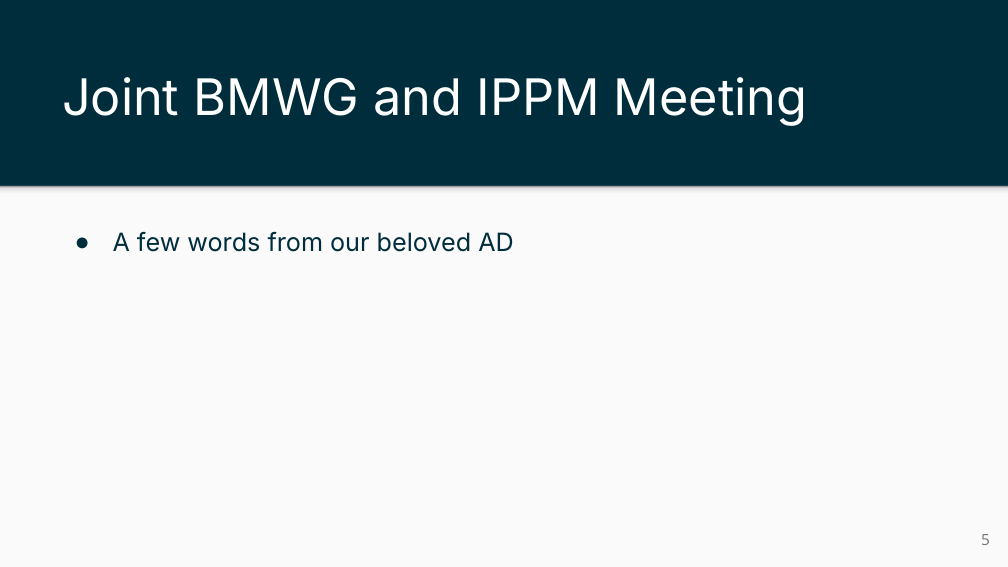
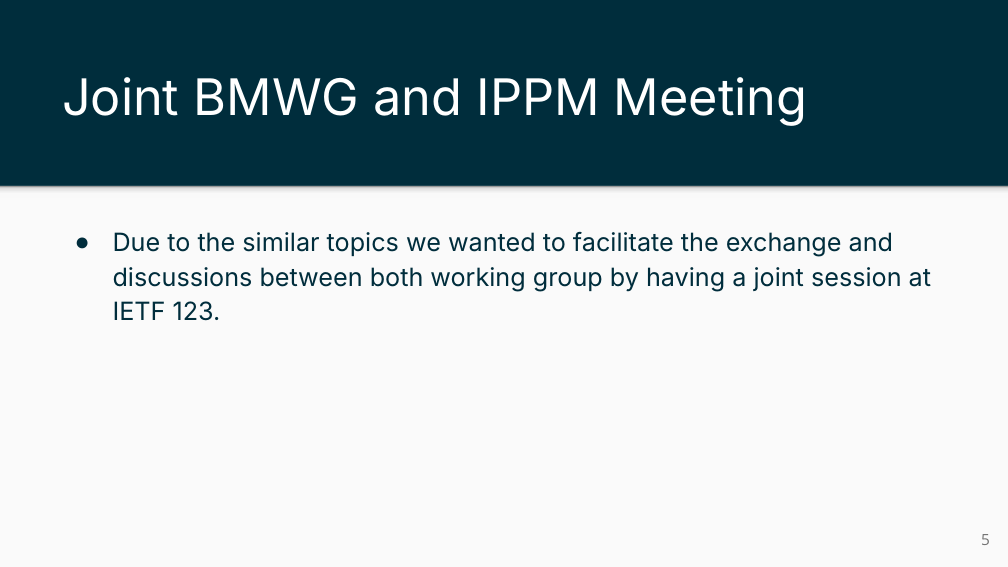
Before and after one commit to ietf-ippm/meeting-materials, a slide deck: slide 5 of ietf123-Madrid/Slides/chair-slides-bmwg-ippm.pptx. Drawn at 1008x567 pixels with LibreOffice and Linux fonts; fonts in the diff are those of the drawing. Boxes give left, top, right and bottom in pixels: in the first picture for what was removed or moved away, otherwise in the second. Text is boxed around its words. In the diff, an @@ line names an element or a change of style, - is before the commit and + after.

```diff
--- a/ietf123-Madrid/Slides/chair-slides-bmwg-ippm.pptx
+++ b/ietf123-Madrid/Slides/chair-slides-bmwg-ippm.pptx
@@ text at [113,231,931,321]: text changed @@
-● A few words from our beloved AD
+● Due to the similar topics we wanted to facilitate the exchange and discussions between both working group by having a joint session at IETF 123.
```
Also in this commit, not shown: 2 other slides changed, 1 slide added, 2 other files.
